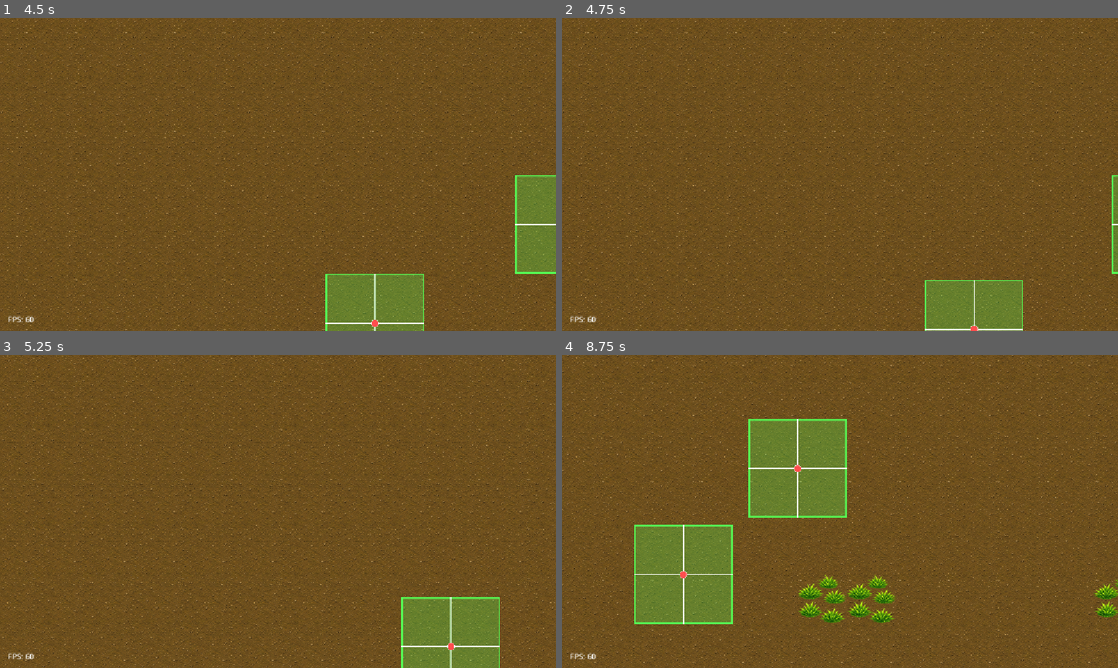
Above: before the commit, frames 1-4 (two rows, left to right).
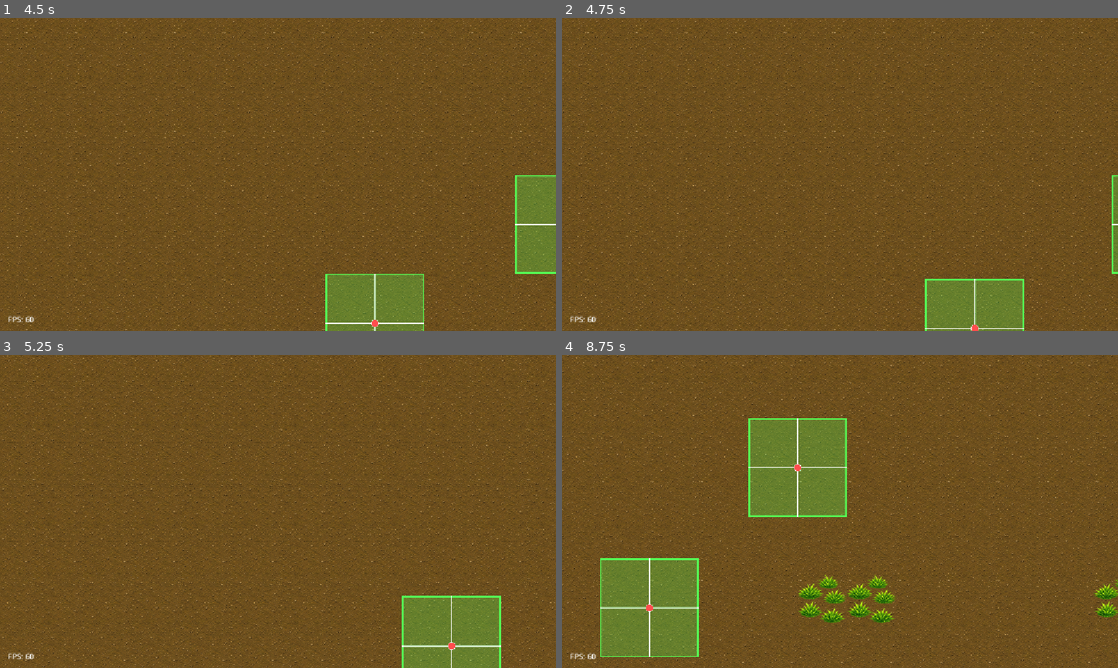
Above: after the commit, the same moments.

Repository: barldeko-lgtm/Dyna-Brazzers
Game: Godot game, scene res://scenes/main/main.tscn
Same seed, same stepped clock (60 frames per second), same inputs: the game is played once before the commit and once after it.
Inputs (mouse positions are in pixels of both pictures, inside the frame that each line leads up to):
- Up to frame 1 (4.5 s): move the mouse to (400, 158) at 0.52 s; hold D 0.53-1.28 s; click (400, 158) at 0.67 s; move the mouse to (439, 324) at 1.27 s; hold S 1.28-2.03 s; click (439, 324) at 1.42 s; move the mouse to (333, 227) at 2.02 s; hold D 2.03-2.78 s; click (333, 227) at 2.17 s; move the mouse to (500, 221) at 2.77 s; hold W 2.78-3.53 s; click (500, 221) at 2.92 s; move the mouse to (444, 221) at 3.52 s; hold A from 3.53 s (still down); move the mouse to (111, 127) at 4.27 s
- Up to frame 2 (4.75 s): keep holding A
- Up to frame 3 (5.25 s): move the mouse to (305, 511) at 5.02 s; release A at 5.03 s; hold S from 5.03 s (still down); click (305, 511) at 5.17 s
- Up to frame 4 (8.75 s): move the mouse to (756, 433) at 5.77 s; release S at 5.78 s; hold D 5.78-6.53 s; move the mouse to (962, 495) at 6.52 s; hold W 6.53-7.28 s; move the mouse to (728, 527) at 7.27 s; hold D 7.28-8.03 s; click (728, 527) at 7.42 s; move the mouse to (895, 442) at 8.02 s; hold S from 8.03 s (still down)

Frame 1 is identical in both runs. In frame 2, 0.4% of the frame differs, in the area x 65-84%, y 83-100%; in frame 3, 0.5%; in frame 4, 7.2%, in the area x 6-52%, y 20-97%.

Commit message:
backup: save state before directional creature sprites

Diff:
--- a/scenes/world/world.tscn
+++ b/scenes/world/world.tscn
@@ -21,15 +21,15 @@
 position = Vector2(500, 500)
 
 [node name="Creature" parent="Creatures" unique_id=1243629843 instance=ExtResource("1_dphjl")]
-hunger = 50.0
+hunger = 100.0
 
 [node name="Creature_02" parent="Creatures" instance=ExtResource("1_dphjl")]
 position = Vector2(384, 0)
-hunger = 50.0
+hunger = 100.0
 
 [node name="Creature_03" parent="Creatures" instance=ExtResource("1_dphjl")]
 position = Vector2(768, 0)
-hunger = 50.0
+hunger = 100.0
 
 [node name="Grasses" type="Node2D" parent="." unique_id=1551201401]
 
--- a/scripts/creatures/creature.gd
+++ b/scripts/creatures/creature.gd
@@ -204,6 +204,10 @@
 
 	update_hunger(delta)
 	update_health(delta)
+
+	if check_health_death():
+		return
+
 	update_food_behavior()
 
 	if is_moving:
@@ -261,6 +265,18 @@
 	health = clamp(health - starvation_health_decay_rate * delta, 0.0, max_health)
 
 
+# Проверяет, не умерло ли существо от потери здоровья.
+func check_health_death() -> bool:
+	if state == State.DEAD:
+		return true
+
+	if health > 0.0:
+		return false
+
+	enter_dead()
+	return true
+
+
 # Решает, пора ли существу искать пастбище.
 func update_food_behavior() -> void:
 	if world_grid == null:
Not shown, changed: docs/current-state.md
